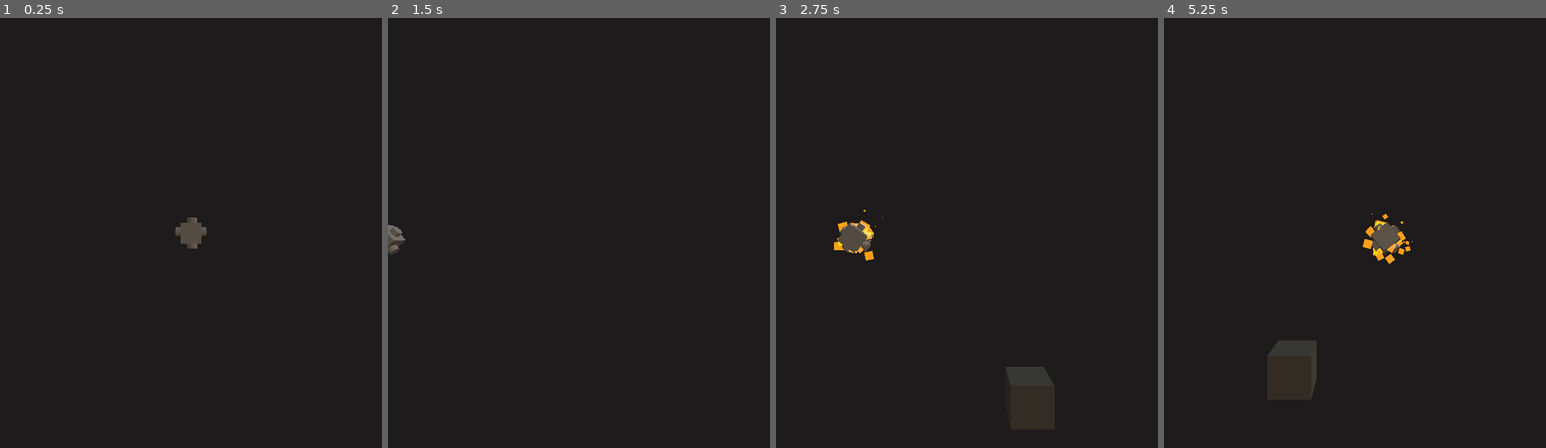
Above: before the commit, frames 1-4 (left to right).
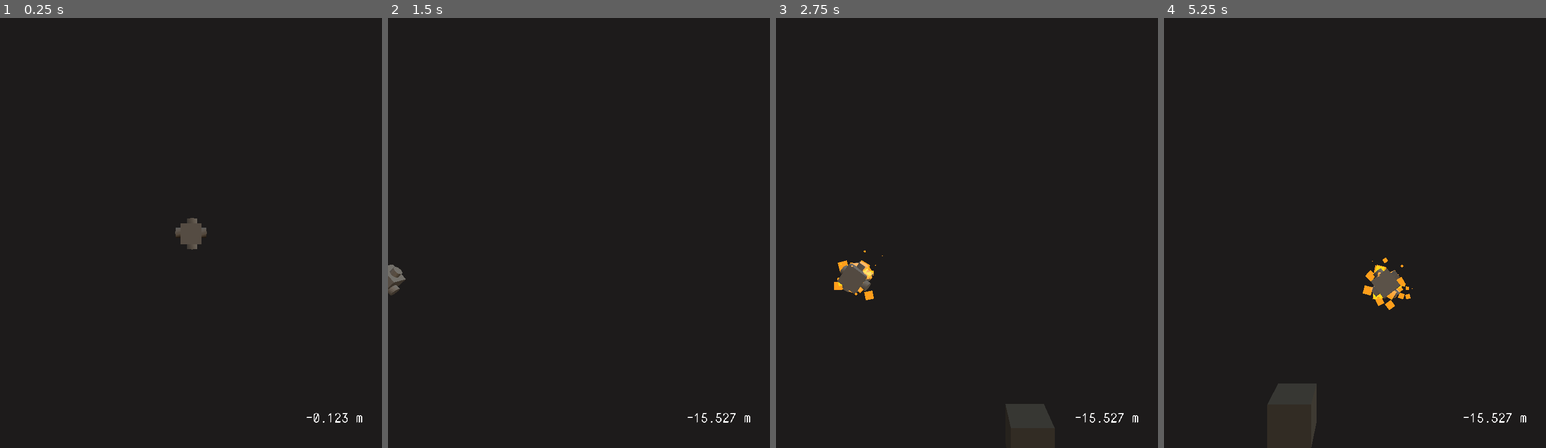
Above: after the commit, the same moments.

Repository: marksteve/SudoXE
Game: Godot game, scene res://Main.tscn
The game is run twice, just before and just after one commit, with the same random seed, the same clock (stepped at 60 frames per second) and the same inputs.
Inputs:
- Up to frame 1 (0.25 s): no input
- Up to frame 2 (1.5 s): hold Right (ui_right) 0.53-1.28 s; hold Down (ui_down) from 1.28 s (still down)
- Up to frame 3 (2.75 s): release Down (ui_down) at 2.03 s; hold Right (ui_right) from 2.03 s (still down)
- Up to frame 4 (5.25 s): release Right (ui_right) at 2.78 s; hold Up (ui_up) 2.78-3.53 s; hold Left (ui_left) 3.53-5.03 s; hold Down (ui_down) from 5.03 s (still down)

The runs differ from the first frame. In frame 1, 0.1% of the frame differs, in the area x 45-95%, y 46-95%; in frame 2, 0.5%; in frame 3, 1.8%; in frame 4, 2.2%, in the area x 27-95%, y 45-100%.

Commit message:
Add depth label

Diff:
--- a/Camera.gd
+++ b/Camera.gd
@@ -3,4 +3,4 @@
 onready var ship = $"../Ship"
 
 func _process(delta):
-	self.translation.y = lerp(self.translation.y, ship.translation.y, 0.5)
+	self.translation.y = lerp(self.translation.y, ship.translation.y, 0.1)
--- a/Level.gd
+++ b/Level.gd
@@ -3,6 +3,7 @@
 const TILE_SIZE = 4
 const CHUNK_SIZE = 16
 onready var ship = $"../Ship"
+onready var ui_depth = $"../UI/Depth"
 var chunks = 1
 
 func generate_row(y: int):
@@ -23,3 +24,7 @@
 	if -ship.translation.y / TILE_SIZE > (chunks - 0.5) * CHUNK_SIZE:
 		chunks += 1
 		generate_chunk(chunks)
+
+func _process(delta):
+	if not ship.destroyed:
+		ui_depth.text = "%.3f m" % ship.translation.y
--- a/Main.tscn
+++ b/Main.tscn
@@ -1,9 +1,10 @@
-[gd_scene load_steps=11 format=2]
+[gd_scene load_steps=13 format=2]
 
 [ext_resource path="res://Ship.gd" type="Script" id=1]
 [ext_resource path="res://Camera.gd" type="Script" id=2]
 [ext_resource path="res://Tiles.tres" type="MeshLibrary" id=3]
 [ext_resource path="res://Level.gd" type="Script" id=4]
+[ext_resource path="res://NovaMono-Regular.ttf" type="DynamicFontData" id=5]
 
 [sub_resource type="BoxShape" id=1]
 
@@ -38,6 +39,10 @@
 
 [sub_resource type="QuadMesh" id=4]
 material = SubResource( 3 )
+
+[sub_resource type="DynamicFont" id=7]
+size = 32
+font_data = ExtResource( 5 )
 
 [node name="Main" type="Spatial"]
 
@@ -123,4 +128,27 @@
 "_editor_clip_": 0
 }
 
+[node name="UI" type="MarginContainer" parent="."]
+anchor_right = 0.95
+anchor_bottom = 0.95
+margin_left = -96.0
+margin_top = -44.0
+size_flags_horizontal = 8
+size_flags_vertical = 8
+__meta__ = {
+"_edit_use_anchors_": false
+}
+
+[node name="Depth" type="Label" parent="UI"]
+margin_left = 882.0
+margin_top = 1025.0
+margin_right = 1008.0
+margin_bottom = 1070.0
+size_flags_horizontal = 8
+size_flags_vertical = 8
+custom_fonts/font = SubResource( 7 )
+text = "0.000 m"
+align = 2
+valign = 2
+
 [connection signal="body_entered" from="Ship" to="Ship" method="_on_Ship_body_entered"]
Binary file added: NovaMono-Regular.ttf
